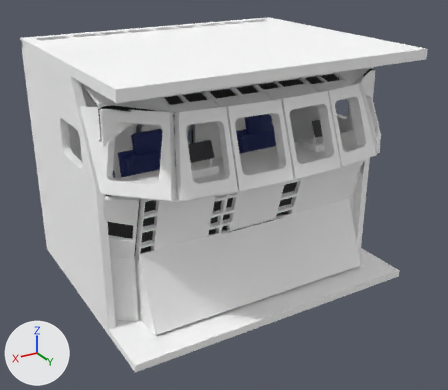
The glTF model public/assets/models/flightdeck.glb: old version first, new version second.
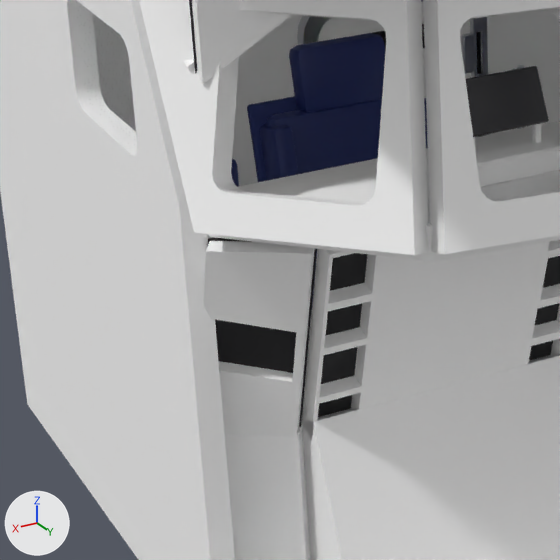
The first picture shows the older version from a 50 mm lens placed at (3.07, 4.35, 1.62), pointed at (0.56, 0.16, -0.48). The close-ups show the older and then the newer version on the part from 9% to 49% of the width and 30% to 77% of the height of that picture. Only the edits that show in the close-ups are written down. Every picture has the same lights, and +X, +Y and +Z are marked at lower left. Where no turn or scale is listed for an object, it has been applied to the vertices. Vertices at exactly the same position are counted once.

Names of what the first close-up shows: 'aft', 'canopy', 'floor', 'panel', 'seatBacks', 'shield', 'wall_R', 'windows' and 1 more.
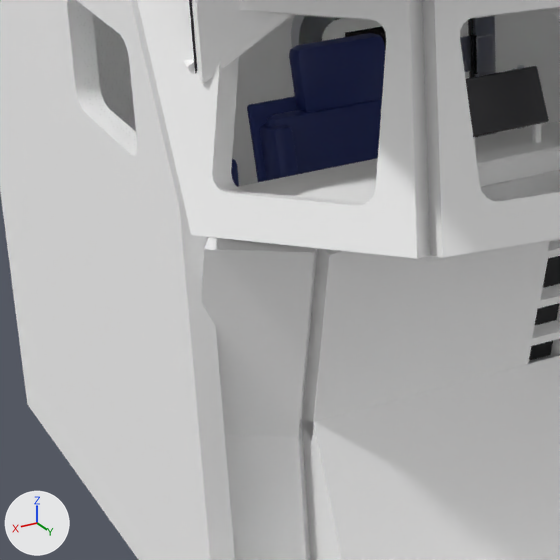
Diff of the bpy script that builds the scene:
```diff
--- a/public/assets/models/flightdeck.glb.py
+++ b/public/assets/models/flightdeck.glb.py
@@ mat_rubber @@
+mat_rubber = principled_material('rubber')
+mat_rubber.base_color = (0.01, 0.01, 0.012)  # black #19191d
@@ me_aft @@
 # used by ob_aft; location = (0.0, 0.0, 0.0)
-me_aft.from_pydata(...)  # 795 vertices, 1494 faces; spans x -0.71..1.81, y -1.06..-0.9, z -1.15..0.76
+me_aft.from_pydata(...)  # 1306 vertices, 2466 faces; spans x -0.71..1.81, y -1.06..-0.9, z -1.15..0.76
+# me_aft part 1: the loose piece of 24 vertices spanning x 0.26..0.31, y -0.98..-0.96, z -0.37..-0.24 is copied, and the copy is moved by (0.02, 0.0, 0.0); it spans x 0.28..0.34, y -0.97..-0.96, z -0.36..-0.24
+# me_aft part 2: the loose piece of 24 vertices spanning x 0.26..0.31, y -0.98..-0.96, z -0.37..-0.24 is copied, and the copy is moved by (-0.04, 0.03, 0.0); it spans x 0.22..0.28, y -0.94..-0.93, z -0.36..-0.24
+# me_aft part 3: the loose piece of 4 vertices spanning x 0.38..0.72, y -0.98, z -0.26..-0.18 is moved by (0.0, 0.0, 0.02)
+# me_aft part 4: the loose piece of 96 vertices spanning x 0.23..0.87, y -1.0..-0.95, z -1.15..-0.05 is rebuilt with 96 vertices and now spans x 0.21..0.89, y -1.02..-0.94, z -1.15..-0.03
+# me_aft part 5: the loose piece of 48 vertices spanning x 0.28..0.82, y -1.02..-0.98, z -1.12..-0.1 is rebuilt with 96 vertices and now spans x 0.29..0.81, y -1.04..-0.97, z -1.11..-0.11
+# me_aft part 6: a new loose piece of 96 vertices spanning x 0.28..0.82, y -0.98..-0.96, z -1.12..-0.1, in mat_rubber (black #19191d)
+# me_aft part 7: a new loose piece of 48 vertices spanning x 0.33..0.77, y -1.01..-0.98, z -1.07..-0.15, in mat_hood (white #ffffff)
+# me_aft part 8: 58 vertices moved from x 0.47..0.75, y -0.98..-0.94, z -0.66..-0.3 to x 0.48..0.75, y -0.98..-0.94, z -0.65..-0.31; 184 vertices removed from x 0.25..0.79, y -0.98..-0.93, z -1.0..-0.23; 155 vertices added at x 0.27..0.76, y -0.98..-0.94, z -1.0..-0.24
+# other edits to the shape of me_aft do not show in these pictures
 me_aft.materials.append(mat_clay)
@@ me_aft @@
 me_aft.materials.append(mat_label2)
+me_aft.materials.append(mat_rubber)  # black #19191d
+me_aft.materials.append(mat_hood)  # white #ffffff
+me_aft.materials.append(mat_red)  # red #9e0d07
+me_aft.materials.append(mat_hudglass)  # green #c4edda
@@ me_panel @@
 # used by ob_panel; location = (0.0, 0.0, 0.0)
-me_panel.from_pydata(...)  # 2698 vertices, 4434 faces; spans x -0.68..1.78, y 0.36..0.84, z -1.15..-0.06
+me_panel.from_pydata(...)  # 2057 vertices, 3429 faces; spans x -0.68..1.78, y 0.36..0.84, z -1.15..-0.06
+# me_panel part 9: 64 loose pieces with 596 vertices, spanning x -0.66..1.76, y 0.4..0.72, z -0.61..-0.06, are deleted
+# me_panel part 10: 44 vertices removed from x 1.43..1.77, y 0.44..0.76, z -0.61..-0.07; 4 vertices added at x 1.58..1.78, y 0.44..0.74, z -0.61..-0.06
+# other edits to the shape of me_panel do not show in these pictures
 me_panel.materials.append(mat_clay)
```

Changed parts and their boxes [x1, y1, x2, y2] in the close-ups (560 x 560 px; the box of a moved part takes in the faces that stretch with it):
'panel', reshaped
    before: [204, 237, 560, 560]
    after: [202, 237, 560, 560]
'aft', reshaped (mostly hidden)
    before: [0, 0, 560, 394]
    after: [0, 10, 560, 394]
part 1 of me_aft, added
    after: [460, 36, 471, 72]
part 2 of me_aft, added
    after: [476, 35, 494, 73]
part 3 of me_aft, moved or reshaped
    before: [373, 24, 425, 51]
    after: [345, 26, 386, 50]
part 4 of me_aft, rebuilt (mostly hidden)
    before: [297, 0, 489, 138]
    after: [291, 15, 497, 134]
part 5 of me_aft, rebuilt (mostly hidden)
    before: [318, 2, 471, 98]
    after: [322, 18, 469, 79]
part 6 of me_aft, added (mostly hidden)
    after: [321, 18, 474, 78]
part 7 of me_aft, added (mostly hidden)
    after: [334, 24, 386, 51]
part 8 of me_aft, moved or reshaped (mostly hidden afterwards)
    before: [461, 32, 484, 137]
    after: [471, 34, 478, 138]
part 9 of me_panel, deleted
    before: [208, 238, 368, 427]
part 10 of me_panel, built on
    before: [204, 237, 560, 437]
    after: [202, 237, 317, 437]
